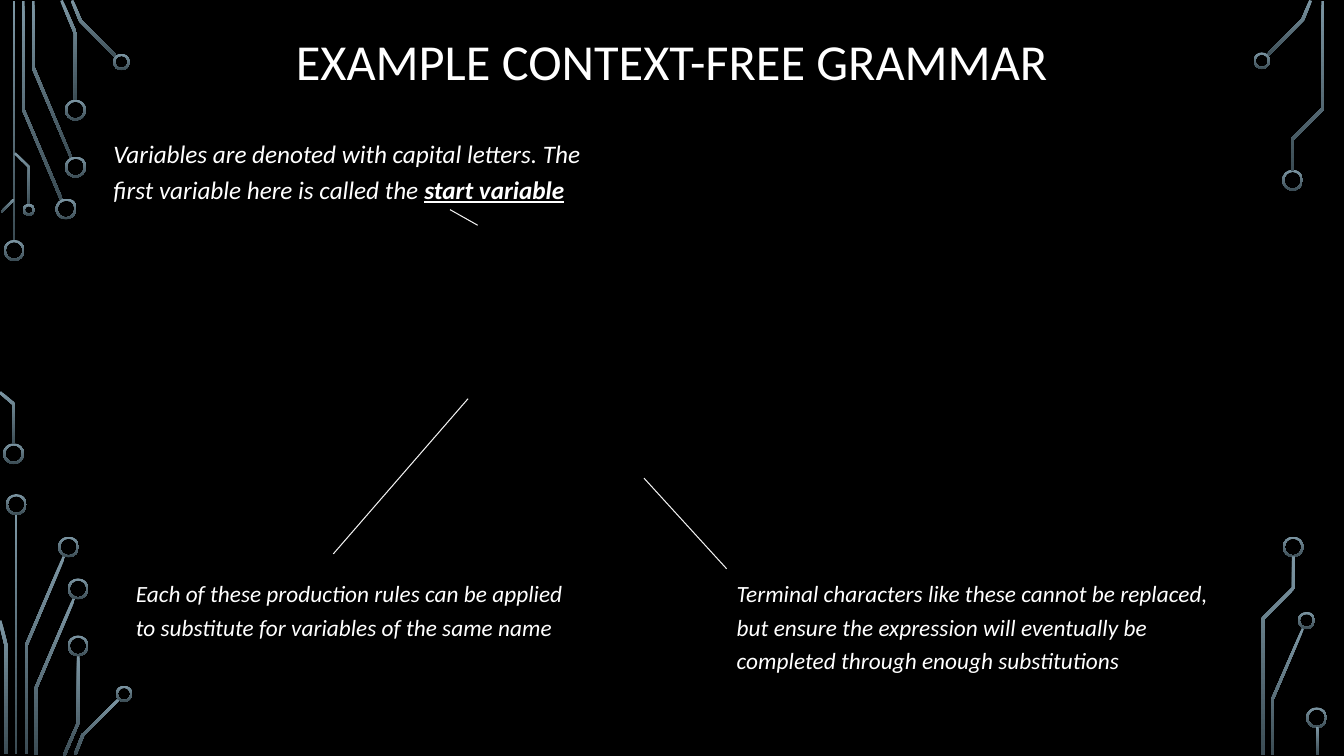
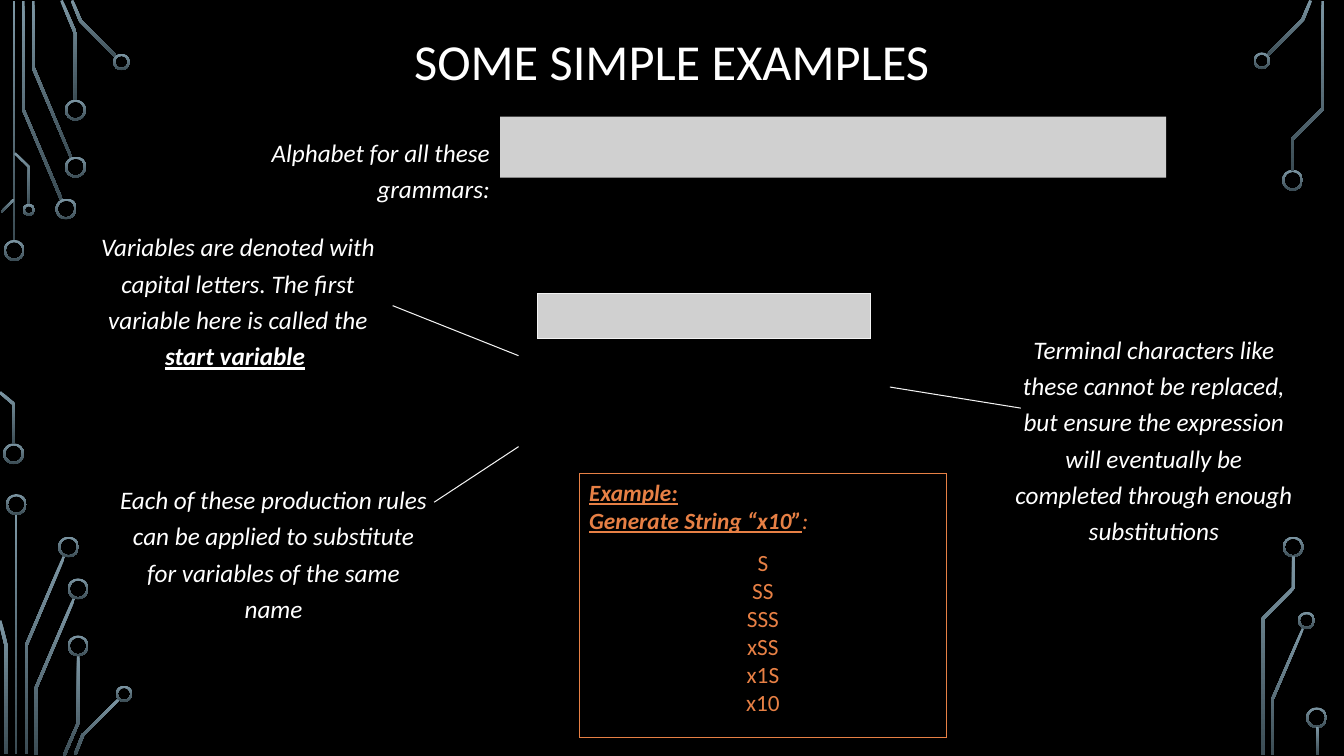
Before and after one commit to markfloryan/dmt2, a slide deck: slide 12 of slides/03-ContextFreeLanguages.pptx (slide 11 before the commit). Drawn at 1344x756 pixels with LibreOffice and Linux fonts; fonts in the diff are those of the drawing; grey boxes stand for pictures; background and template pictures are left out. Boxes give left, top, right and bottom in pixels: in the first picture for what was removed or moved away, otherwise in the second. Text is boxed around its words. In the diff, an @@ line names an element or a change of style, - is before the commit and + after.

```diff
--- a/slides/03-ContextFreeLanguages.pptx
+++ b/slides/03-ContextFreeLanguages.pptx
@@ title at box(414, 47, 929, 81): text changed @@
-EXAMPLE CONTEXT-FREE GRAMMAR
+SOME SIMPLE EXAMPLES
@@ picture added at box(500, 117, 1167, 178) @@
@@ text added at box(272, 144, 489, 203), 18 pt, text #FFFFFF, italic @@
+Alphabet for all these grammars:
@@ text "Variables are denoted with capital ...": place and size @@
-text "Variables are denoted with capital ..." at box(113, 145, 580, 203)
+text "Variables are denoted with capital ..." at box(101, 238, 374, 370)
@@ text "Variables are denoted with capital ..." at box(101, 238, 374, 370): alignment left to centre @@
@@ line removed from (478, 225) to (450, 210) @@
@@ picture added at box(538, 293, 871, 339) @@
@@ line added from (393, 306) to (518, 356), #F2F2F2 0.75 pt @@
@@ text "Terminal characters like these cannot ..." at box(1015, 341, 1292, 509): size 16.6 to 18 pt; alignment left to centre @@
@@ text "Terminal characters like these cannot ...": place and size @@
-text "Terminal characters like these cannot ..." at box(737, 586, 1207, 673)
+text "Terminal characters like these cannot ..." at box(1015, 341, 1292, 509)
@@ line added from (1021, 408) to (890, 387), #F2F2F2 0.75 pt @@
@@ line moved from (334, 555) - (468, 399) to (435, 502) - (518, 447) @@
@@ text "Each of these production rules ...": place and size @@
-text "Each of these production rules ..." at box(136, 586, 562, 639)
+text "Each of these production rules ..." at box(120, 491, 427, 618)
@@ text "Each of these production rules ..." at box(120, 491, 427, 618): size 16.6 to 18 pt; alignment left to centre @@
@@ rectangle added at box(580, 473, 948, 737), outline #E78045 0.75 pt, 16.6 pt, text #E78045, bold, italic, underline @@
+Example:
+Generate String “x10”:
+S
+SS
+SSS
+xSS
+x1S
+x10
@@ line removed from (727, 569) to (644, 478) @@
```
Also in this commit, not shown: 1 other slide changed, 2 slides added, 1 other file.
